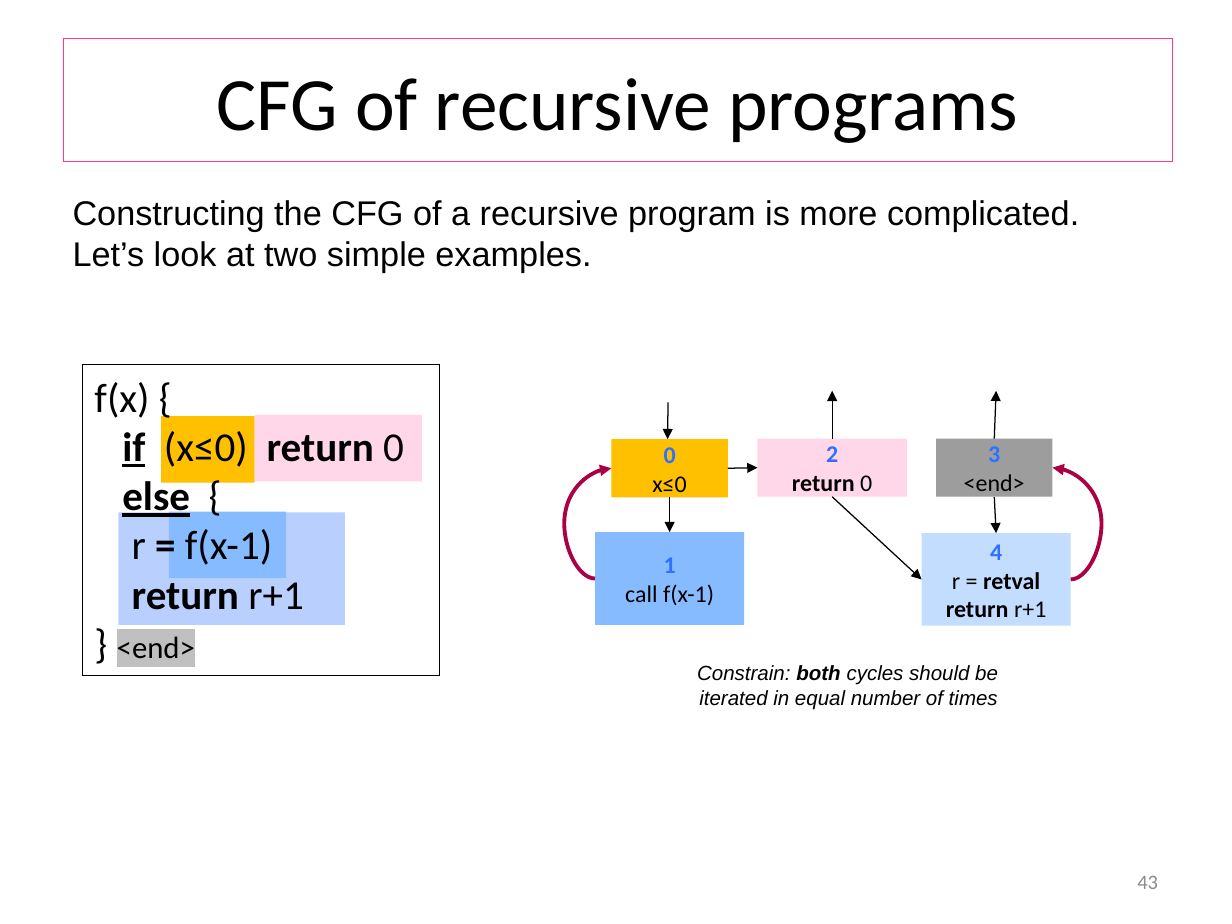
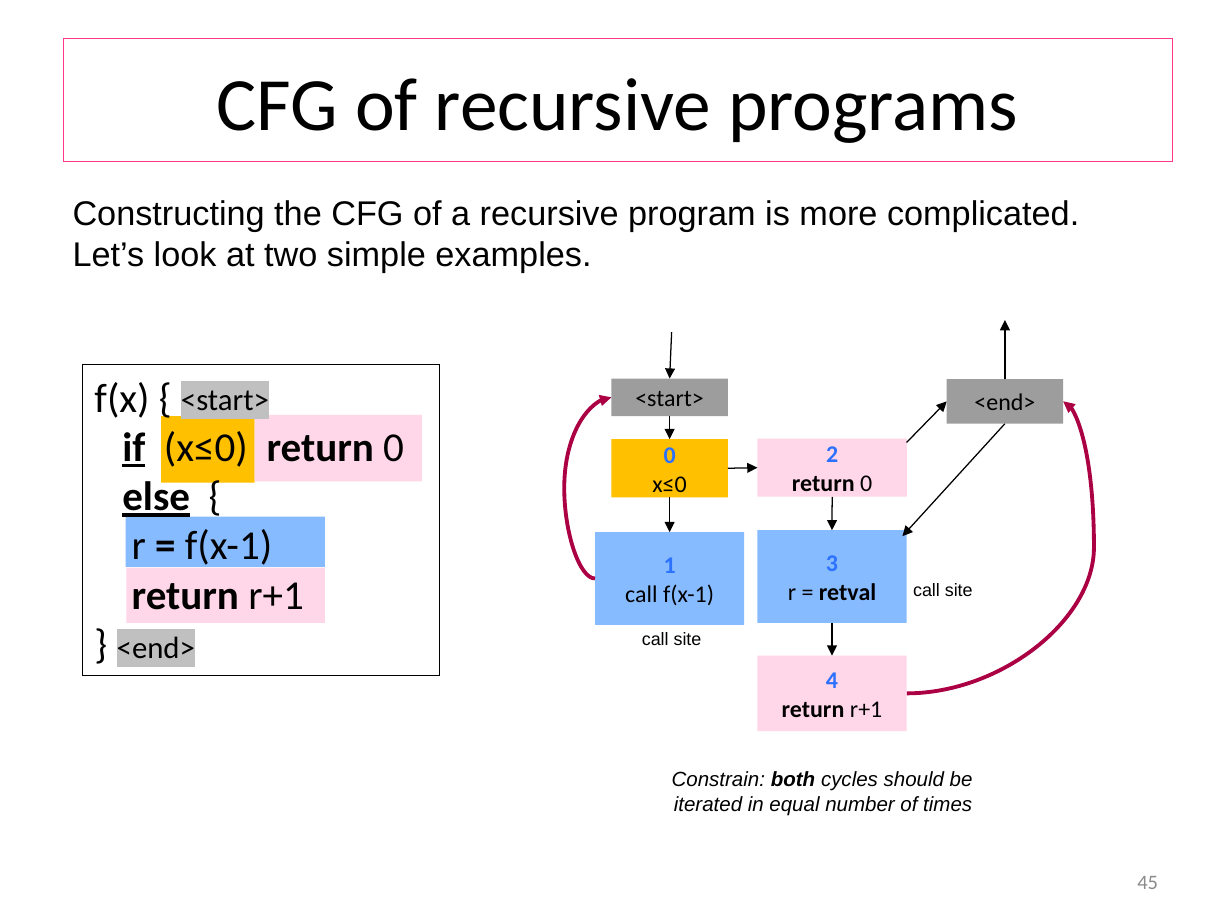
Before and after one commit to wooshrow/b3stv, a slide deck: slide 45 of slides/gbt.pptx (slide 43 before the commit). Drawn at 1232x924 pixels with LibreOffice and Linux fonts; fonts in the diff are those of the drawing. Boxes give left, top, right and bottom in pixels: in the first picture for what was removed or moved away, otherwise in the second. Text is boxed around its words. In the diff, an @@ line names an element or a change of style, - is before the commit and + after.

```diff
--- a/slides/gbt.pptx
+++ b/slides/gbt.pptx
@@ arrow moved from (994, 439) - (997, 391) to (1005, 379) - (1005, 320) @@
@@ arrow moved from (668, 403) - (668, 439) to (671, 333) - (670, 378) @@
@@ rectangle added at (611,378,727,415), fill #9E9E9E, 14 pt, text #000000 @@
+<start>
@@ rectangle "<end>": place and size @@
-rectangle "<end>" at (936,439,1052,496)
+rectangle "<end>" at (946,379,1062,424)
@@ text added at (181,390,269,410), 18 pt, text #000000 @@
+<start>
@@ curved arrow moved from (595, 579) - (611, 468) to (595, 579) - (611, 398) @@
@@ arrow added from (670, 416) to (670, 439), #000000 0.75 pt @@
@@ arrow moved from (833, 439) - (833, 391) to (907, 442) - (946, 402) @@
@@ curved arrow moved from (1071, 579) - (1052, 468) to (907, 694) - (1063, 402) @@
@@ arrow moved from (994, 496) - (997, 533) to (1005, 424) - (902, 536) @@
@@ text in rectangle at (988,446,1000,462): paragraph removed @@
-3
@@ arrow moved from (833, 496) - (922, 579) to (833, 496) - (832, 530) @@
@@ rectangle: place and size @@
-rectangle at (169,511,286,578)
+rectangle at (126,516,325,567)
@@ rectangle "3": place and size @@
-rectangle "3" at (922,533,1071,626)
+rectangle "3" at (758,530,907,622)
@@ rectangle "3" at (758,530,907,622): fill #C3DDFF to #87BBFF @@
@@ rectangle: place and size @@
-rectangle at (118,513,345,625)
+rectangle at (127,568,325,623)
@@ rectangle at (127,568,325,623): fill #B9D0FF to #FFD7E8 @@
@@ text in rectangle at (788,555,876,600): text changed @@
-4
-r = retval
-return r+1
+3
+r = retval
@@ text added at (913,583,973,596), 10.5 pt, text #000000 @@
+call site
@@ arrow added from (832, 623) to (832, 655), #000000 0.75 pt @@
@@ text added at (642,632,702,645), 10.5 pt, text #000000 @@
+call site
@@ rectangle added at (758,655,907,731), fill #FFD7E8, 14 pt, text #000000, bold @@
+4
+return r+1
@@ text "Constrain: both cycles should be ...": place and size @@
-text "Constrain: both cycles should be ..." at (697,665,998,709)
+text "Constrain: both cycles should be ..." at (672,771,973,815)
@@ page number at (1137,876,1158,889): text changed @@
-43
+45
```
Also in this commit, not shown: 9 other slides changed, 2 slides added, 7 other files.
